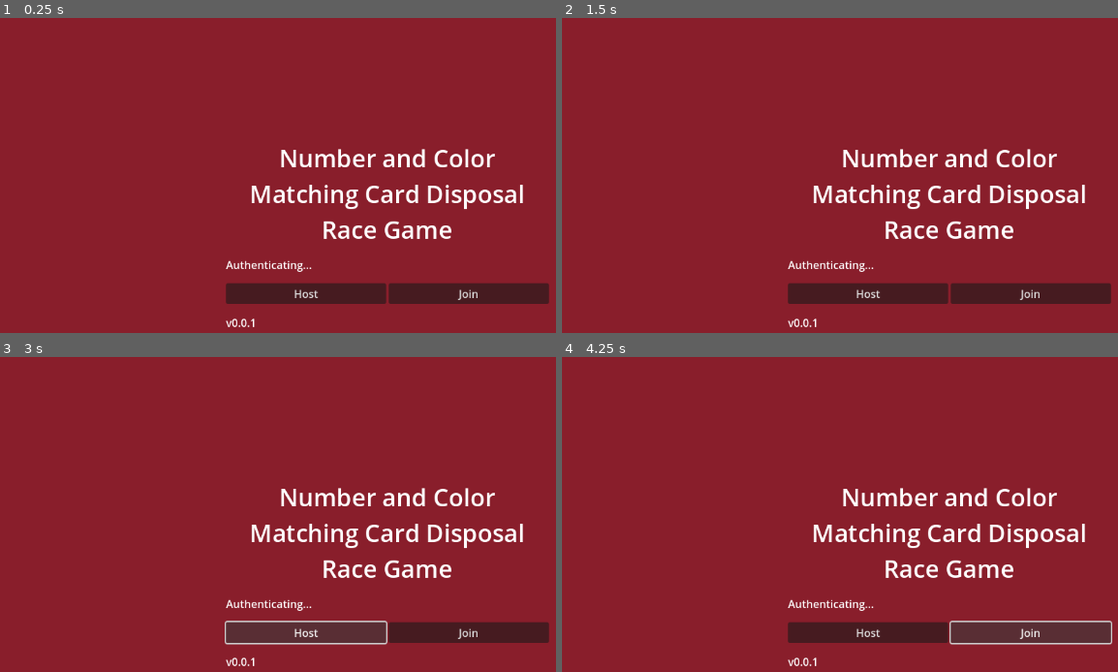
Above: before the commit, frames 1-4 (two rows, left to right).
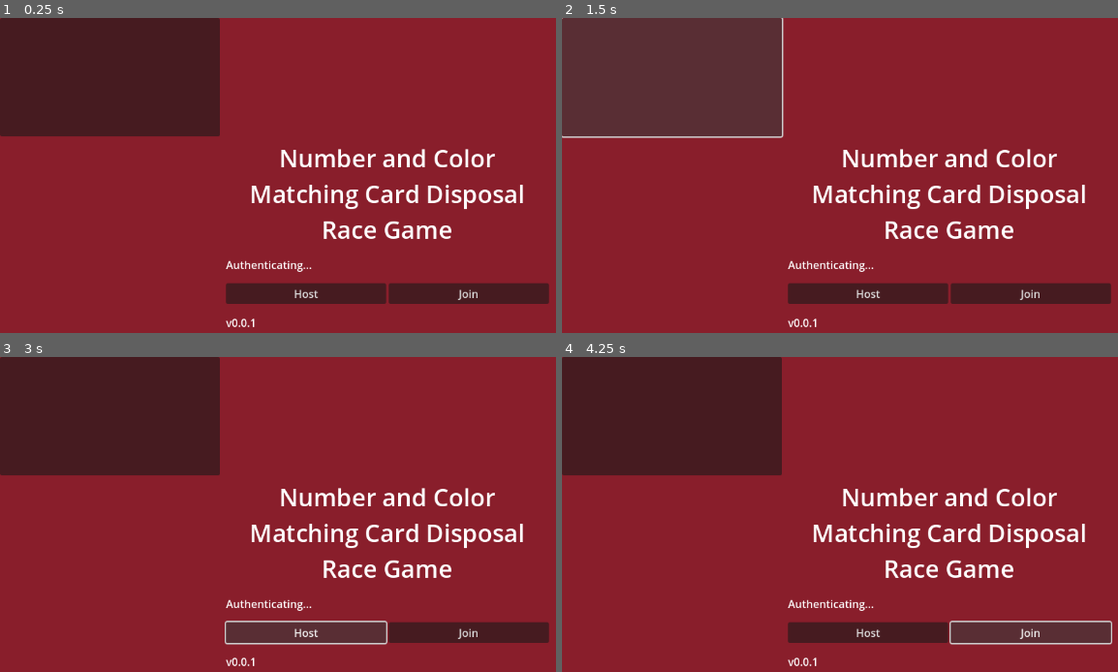
Above: after the commit, the same moments.

Repository: GN68/one
Game: Godot game, scene res://scenes/main.tscn
The game is run twice, just before and just after one commit, with the same random seed, the same clock (stepped at 60 frames per second) and the same inputs.
Inputs (mouse positions are in pixels of both pictures, inside the frame that each line leads up to):
- Up to frame 1 (0.25 s): no input
- Up to frame 2 (1.5 s): click (673, 77) at 0.52 s; click (673, 77) at 1.27 s
- Up to frame 3 (3 s): click (111, 416) at 2.02 s; click "Host" at 2.75 s
- Up to frame 4 (4.25 s): click "Join" at 3.5 s

The runs differ from the first frame. In frame 1, 15% of the frame differs, in the area x 0-40%, y 0-38%; in frame 2, 15%, in the area x 0-40%, y 0-39%; in frame 3, 15%; in frame 4, 15%.
Error before the commit: Trying to assign value of type 'Nil' to a variable of type 'Dictionary'. (res://scripts/main.gd:26)

Commit message:
added network channels, player and room identities

Diff:
--- /dev/null
+++ b/new_resource.tres
@@ -0,0 +1,10 @@
+[gd_resource type="Resource" script_class="PlayerIdentity" load_steps=2 format=3 uid="uid://bifat5d4g1cn1"]
+
+[ext_resource type="Script" uid="uid://bsrr4hh20vfht" path="res://scripts/player_identity.gd" id="1_g5ko2"]
+
+[resource]
+script = ExtResource("1_g5ko2")
+Uid = ""
+is_host = false
+username = ""
+metadata/_custom_type_script = "uid://bsrr4hh20vfht"
--- a/project.godot
+++ b/project.godot
@@ -19,6 +19,8 @@
 
 FirebaseLite="*res://addons/godot_firebase_lite/firebase.tscn"
 UsernameService="*res://scripts/username_service.gd"
+Player="*res://scripts/player.gd"
+ChannelMaster="*res://scripts/channel_master.gd"
 
 [display]
 
--- a/scenes/host.tscn
+++ b/scenes/host.tscn
@@ -78,14 +78,6 @@
 value = 7.0
 rounded = true
 
-[node name="MarginContainer" type="MarginContainer" parent="PaddingPanel/VBoxContainer"]
-layout_mode = 2
-
-[node name="ColorRect" type="ColorRect" parent="PaddingPanel/VBoxContainer/MarginContainer"]
-custom_minimum_size = Vector2(0, 64)
-layout_mode = 2
-color = Color(0.339844, 0.18187, 0.18187, 1)
-
 [node name="Button" type="Button" parent="PaddingPanel/VBoxContainer"]
 layout_mode = 2
 text = "Create"
--- a/scenes/main.tscn
+++ b/scenes/main.tscn
@@ -53,3 +53,9 @@
 [node name="VersionTitle" type="Label" parent="PaddingContainer/VBoxContainer"]
 layout_mode = 2
 text = "v0.0.1"
+
+[node name="Button" type="Button" parent="."]
+offset_right = 327.0
+offset_bottom = 176.0
+
+[connection signal="pressed" from="Button" to="." method="_on_button_pressed"]
--- /dev/null
+++ b/scenes/room.tscn
@@ -0,0 +1,6 @@
+[gd_scene load_steps=2 format=3 uid="uid://cukdm0kebne3x"]
+
+[ext_resource type="Script" uid="uid://k3a4qitxe633" path="res://scripts/room.gd" id="1_36trf"]
+
+[node name="Room" type="Node"]
+script = ExtResource("1_36trf")
--- /dev/null
+++ b/scripts/channel.gd
@@ -0,0 +1,35 @@
+extends Node
+class_name Channel
+
+
+signal data_updated(data)
+signal data_recived(data)
+
+var _cancel_update = false # used to avoid causing an infinite loop when setting the data
+var _read_path : String # a cache of the key for identifying this channel on a ref update
+@export var path : String = "" : set = set_path
+func set_path(value: String):
+	if path == "":
+		path = value
+		_read_path = path.replace("/", "_").replace(".", "_").replace(":", "_").replace("@", "_").replace('"', "_").replace("@", "_")
+@export var data : Dictionary = {} : set = set_local_data
+func set_local_data(value: Dictionary):
+	if hash(data) != hash(value):
+		data = value
+		data_updated.emit(data)
+
+		if !_cancel_update:
+			data_recived.emit(data)
+	_cancel_update = false
+
+func set_data(value: Dictionary):
+	_cancel_update = true
+	FirebaseLite.RealtimeDatabase.write(path, value)
+
+func _ready() -> void:
+	ChannelMaster.register_channel(self)
+
+
+func _init(channel_path: String) -> void:
+	set_path(channel_path)
+	ChannelMaster.add_child(self)
--- /dev/null
+++ b/scripts/channel_master.gd
@@ -0,0 +1,44 @@
+extends Node
+
+
+const firebaseConfig = {
+  "apiKey": "AIzaSyAVaCp87D95ATpzg6Dy5eZPgbfmKd_SuRE",
+  "authDomain": "gn68s-web-one.firebaseapp.com",
+  "databaseURL": "https://gn68s-web-one-default-rtdb.asia-southeast1.firebasedatabase.app",
+  "projectId": "gn68s-web-one",
+  "storageBucket": "gn68s-web-one.firebasestorage.app",
+  "messagingSenderId": "989426630908",
+  "appId": "1:989426630908:web:d71b99fc945b2d7c029779",
+  "measurementId": "G-PHCJR8M2YJ"
+}
+
+
+var channels: Dictionary[String, Channel]
+
+
+func _ready() -> void:
+	FirebaseLite.initialize(firebaseConfig)
+	FirebaseLite.terminate("Storage")
+
+	FirebaseLite.RealtimeDatabase.refUpdated.connect(_on_ref_update)
+	FirebaseLite.RealtimeDatabase.refDeleted.connect(_on_ref_delete)
+
+
+func register_channel(channel: Channel):
+	channels[channel._read_path] = channel
+	FirebaseLite.RealtimeDatabase.listen(channel.path)
+
+
+func unregister_channel(channel: Channel):
+	channels[channel._read_path] = null
+	FirebaseLite.RealtimeDatabase.disconnectRef(channel.path)
+
+
+func _on_ref_update(data):
+	if channels[data.key]:
+		channels[data.key].set_local_data(data.data)
+	print("ref updated: ", data)
+
+
+func _on_ref_delete(ref):
+	print("ref deleted: ", ref)
--- a/scripts/host.gd
+++ b/scripts/host.gd
@@ -2,7 +2,7 @@
 
 var gamerules = [
 	{name = "Draw Card Stacking",tooltip = "Allow draw cards to accumulate to the last player"},
-	{name = "Extra Move on Draw",tooltip = "Gives players an extra move when the player chose to draw a card"},
+	{name = "Extra Move on Draw",tooltip = "Gives players an extra move upon drawing a card"},
 	{name = "Last Man",tooltip = "Makes the game end only when one player is left not empty handed, compared to the usual first player wins and the game ends"},
 	{name = "Same Number Batching",tooltip = "allow cards of the same number AND color to be dropped all at once"},
 	{name = "Jump In", tooltip = "If you have exactly the same card (same color and number/symbol) as the one on top of the discard pile, you can \"jump in\" and play it immediately"},
--- a/scripts/main.gd
+++ b/scripts/main.gd
@@ -1,39 +1,16 @@
 extends Node
 
-
-const firebaseConfig = {
-  "apiKey": "AIzaSyAVaCp87D95ATpzg6Dy5eZPgbfmKd_SuRE",
-  "authDomain": "gn68s-web-one.firebaseapp.com",
-  "databaseURL": "https://gn68s-web-one-default-rtdb.asia-southeast1.firebasedatabase.app",
-  "projectId": "gn68s-web-one",
-  "storageBucket": "gn68s-web-one.firebasestorage.app",
-  "messagingSenderId": "989426630908",
-  "appId": "1:989426630908:web:d71b99fc945b2d7c029779",
-  "measurementId": "G-PHCJR8M2YJ"
-}
+@onready var channel: Channel = Channel.new("lorem/hello/aa")
 
 func _ready() -> void:
-	FirebaseLite.initialize(firebaseConfig)
-	FirebaseLite.terminate("Storage")
-
-	FirebaseLite.RealtimeDatabase.refUpdated.connect(on_ref_updated)
-	FirebaseLite.RealtimeDatabase.refDeleted.connect(on_ref_deleted)
-	FirebaseLite.RealtimeDatabase.listen("bb")
-
-	FirebaseLite.RealtimeDatabase.write("lorem", {"hello":{"aa":{"bb":3}}})
+	#FirebaseLite.RealtimeDatabase.write("lorem/hello/aa", {"bb":32})
 
 	%StatusLabel.text = "Authenticating..."
-	var data: Dictionary = await FirebaseLite.Authentication.initializeAuth(1)
-	print(data)
-	if data and data.has("localId"):
-		%StatusLabel.text = "Uid: " + data.localId + "\nUsername: " + UsernameService.generate_username(data.localId)
+	#var data: Dictionary = await FirebaseLite.Authentication.initializeAuth(1)
+	#if data and data.has("localId"):
+	#	%StatusLabel.text = "Uid: " + data.localId + "\nUsername: " + UsernameService.generate_username(data.localId)
 
 
-func on_ref_updated(data):
-	print("+",data)
-
-func on_ref_deleted(data):
-	print("-",data)
 
 func _on_button_pressed() -> void:
-	FirebaseLite.RealtimeDatabase.write("bb", {"hello": str(randf())})
+	channel.set_data({"hello": randi() % 256})
--- /dev/null
+++ b/scripts/player.gd
@@ -0,0 +1,3 @@
+extends Node
+
+@export var identity: PlayerIdentity
--- /dev/null
+++ b/scripts/player_identity.gd
@@ -0,0 +1,16 @@
+@tool
+extends Resource
+class_name PlayerIdentity
+
+@export var Uid: String : set = _set_Uid
+@export var is_host: bool
+@export var username: String
+
+func _init(uid: String, host: bool) -> void:
+	self.is_host = host
+	self.Uid = uid
+
+
+func _set_Uid(value):
+	Uid = value
+	username = UsernameService.generate_username(value)
--- /dev/null
+++ b/scripts/room.gd
@@ -0,0 +1,4 @@
+extends Node
+
+func _ready() -> void:
+	pass
--- /dev/null
+++ b/scripts/room_state.gd
@@ -0,0 +1,8 @@
+extends Resource
+class_name RoomState
+## Acts as the data for the current state of a room, only public data is available
+
+@export var joinable: bool = true
+@export var players: Array[PlayerIdentity] = []
+
+@export var turn: int = 0
Not shown, added: scripts/channel.gd.uid
Not shown, added: scripts/channel_master.gd.uid
Not shown, added: scripts/player.gd.uid
Not shown, added: scripts/player_identity.gd.uid
Not shown, added: scripts/room.gd.uid
Not shown, added: scripts/room_state.gd.uid
